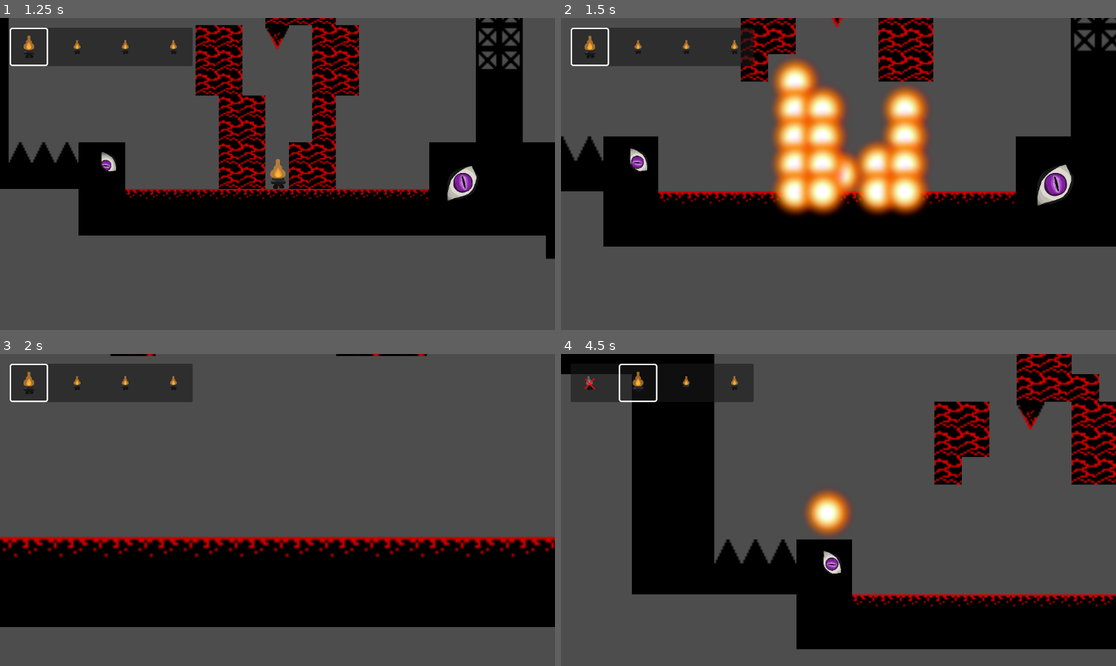
Above: before the commit, frames 1-4 (two rows, left to right).
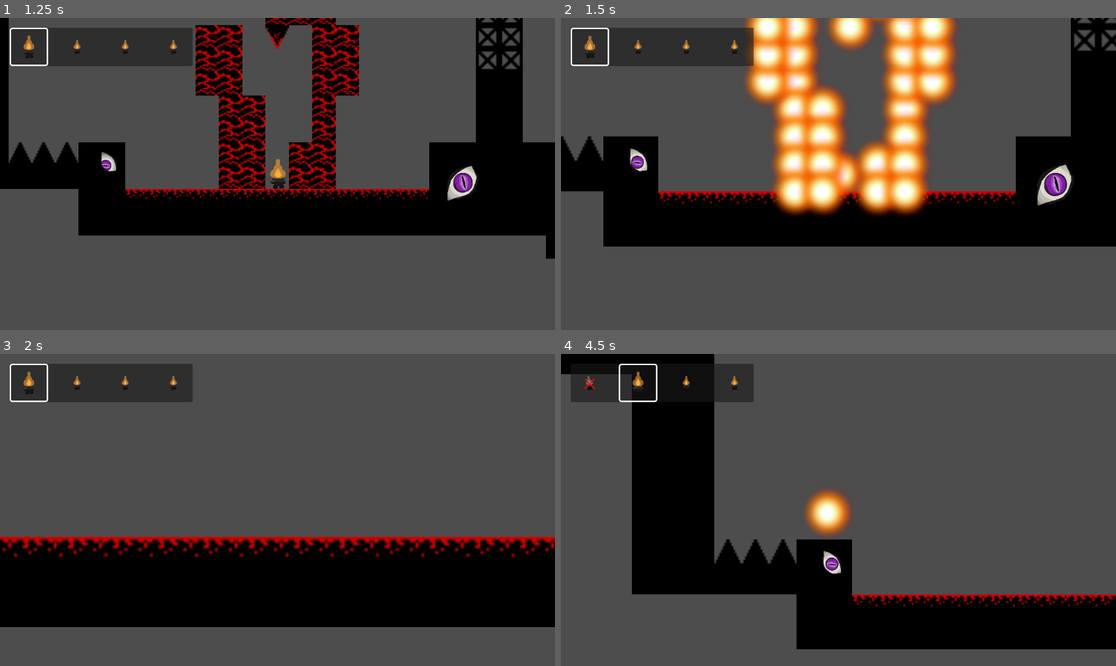
Above: after the commit, the same moments.

Repository: StarikTenger/PlatformerGame2025
Game: Godot game, scene res://levels/level_0.tscn
Same seed, same stepped clock (60 frames per second), same inputs: the game is played once before the commit and once after it. This scene is started directly instead of the project's main scene.
Inputs:
- Up to frame 1 (1.25 s): click "Start" at 0.5 s
- Up to frame 2 (1.5 s): hold D (move_right) from 1.28 s (still down); tap Ctrl (ctrl) at 1.35 s
- Up to frame 3 (2 s): keep holding D (move_right); tap Space (jump) at 1.52 s
- Up to frame 4 (4.5 s): tap P (dash) at 2.1 s; tap Space (jump) at 2.27, 3.77 s; tap Enter at 2.75 s; release D (move_right) at 2.78 s; hold Z (level_overview) 2.78-3.53 s; hold A (move_left) from 2.78 s (still down); tap Tab (switch_char) at 3.6 s; tap Ctrl (ctrl) at 4.35 s

Frame 1 is identical in both runs. In frame 2, 7.6% of the frame differs, in the area x 32-72%, y 0-29%; in frame 3, 0.2%; in frame 4, 6.6%.

Commit message:
bfs explos

Diff:
--- a/scripts/Players/fire_player.gd
+++ b/scripts/Players/fire_player.gd
@@ -47,21 +47,41 @@
 	var rx: int = int(ceil(radius_px / tile_size.x))
 	var ry: int = int(ceil(radius_px / tile_size.y))
 
+	var visited := {}
+	var queue := []
+
+	# Collect all cells within the radius
 	for cy in range(cell_center.y - ry, cell_center.y + ry + 1):
 		for cx in range(cell_center.x - rx, cell_center.x + rx + 1):
 			var cell: Vector2i = Vector2i(cx, cy)
 			if tiles_layer.get_cell_source_id(cell) == -1:
 				continue
-
-			# центр клетки → мировые координаты
 			var wc: Vector2 = tiles_layer.to_global(tiles_layer.map_to_local(cell) + tile_size * 0.5)
 			if wc.distance_to(world_pos) > radius_px:
 				continue
-
 			var td: TileData = tiles_layer.get_cell_tile_data(cell)
 			if td != null and td.get_custom_data(DESTRUCT_FLAG) == true:
-				tiles_layer.erase_cell(cell)
-				_spawn_explosion(wc)
+				queue.append(cell)
+				visited[cell] = true
+
+	# BFS to explode all reachable destructible tiles
+	while queue.size() > 0:
+		var current: Vector2i = queue.pop_front()
+		var wc: Vector2 = tiles_layer.to_global(tiles_layer.map_to_local(current) + tile_size * 0.5)
+		tiles_layer.erase_cell(current)
+		_spawn_explosion(wc)
+
+		# Check 4 neighbors
+		for dir in [Vector2i(1,0), Vector2i(-1,0), Vector2i(0,1), Vector2i(0,-1)]:
+			var neighbor = current + dir
+			if visited.has(neighbor):
+				continue
+			if tiles_layer.get_cell_source_id(neighbor) == -1:
+				continue
+			var n_td: TileData = tiles_layer.get_cell_tile_data(neighbor)
+			if n_td != null and n_td.get_custom_data(DESTRUCT_FLAG) == true:
+				queue.append(neighbor)
+				visited[neighbor] = true
 
 func get_player_type() -> PlayerType:
 	return PlayerType.FIRE
